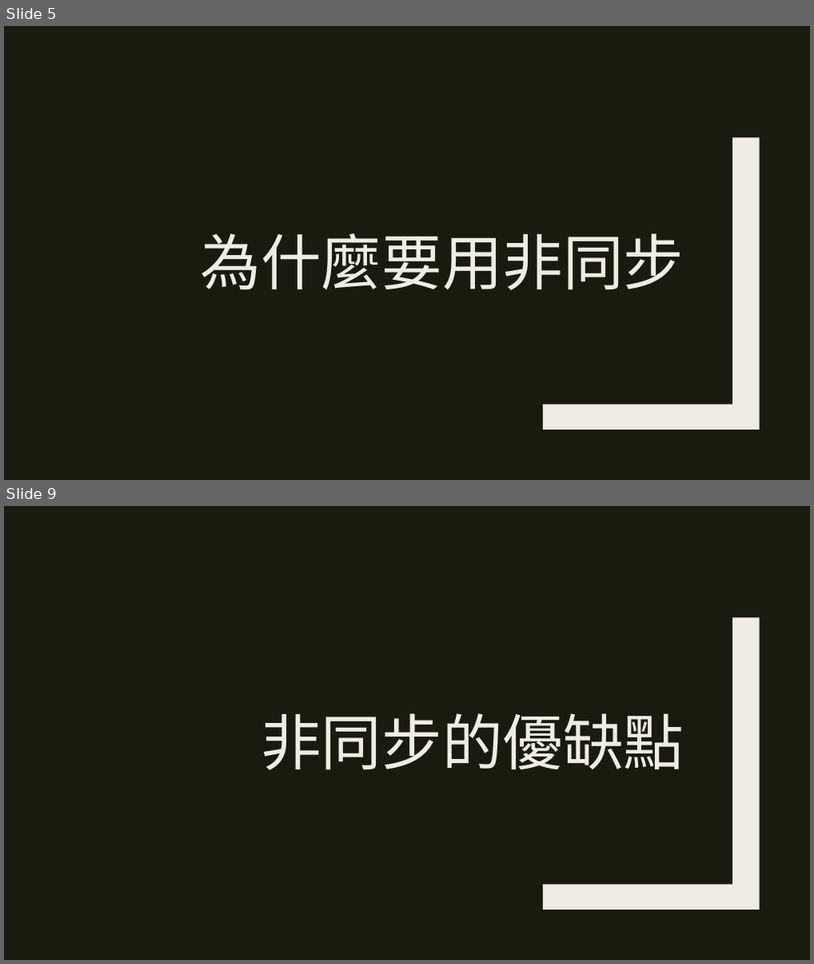
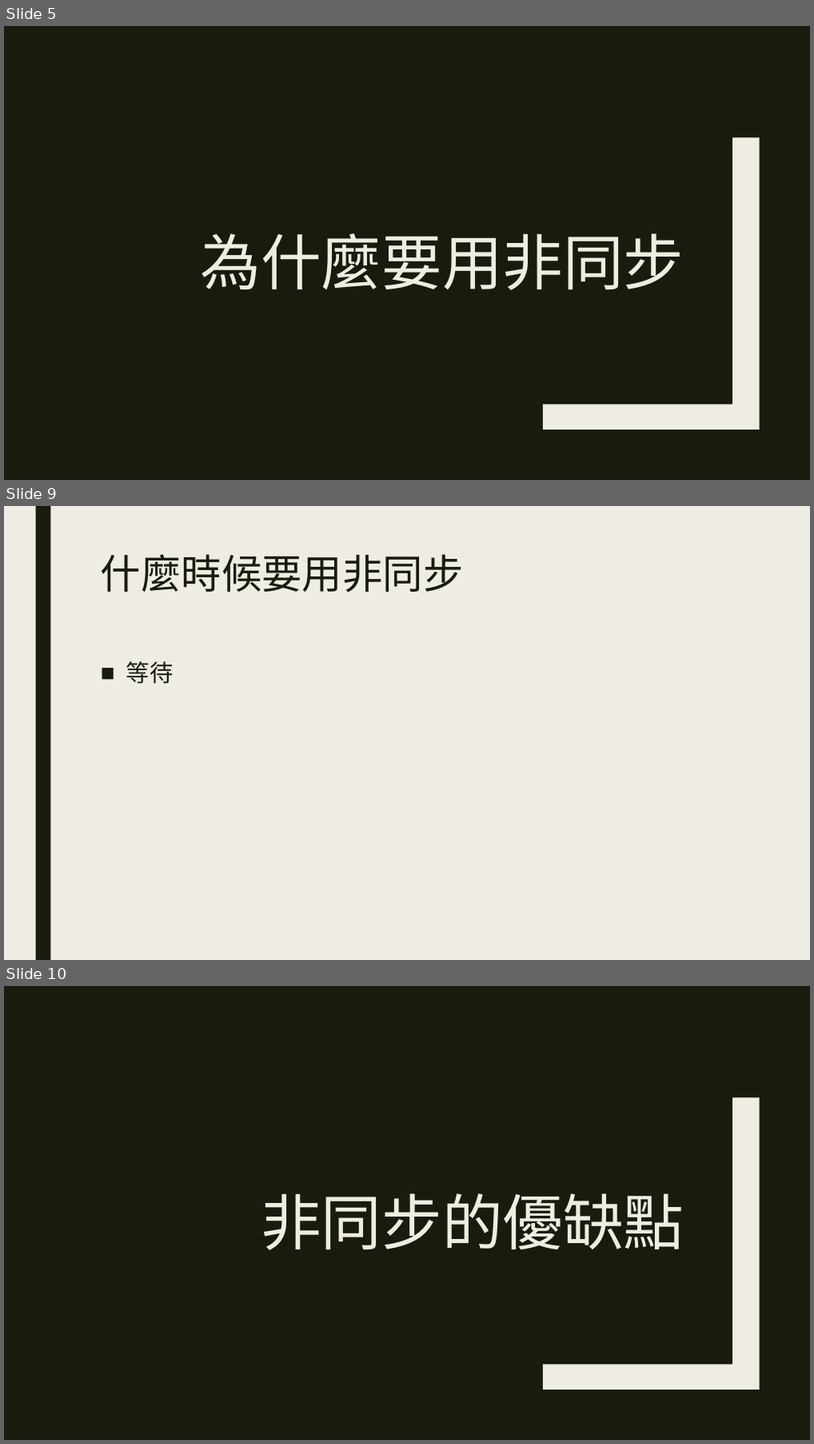
Before and after one commit to ryans610/.NET-Async-Basic, a slide deck: .NET非同步入門.pptx. Shown one above the other, each under a label of ours: slides 5 and 9 before the commit, slides 5, 9 and 10 after it; the slides between them are not shown. The pictures are 814x964 and 814x1444 pixels, drawn with LibreOffice and Linux fonts; fonts in the diff are those of the drawing. Boxes give left, top, right and bottom in pixels: in the first picture for what was removed or moved away, otherwise in the second. Text is boxed around its words. In the diff, an @@ line names an element or a change of style, - is before the commit and + after.

```diff
--- a/.NET非同步入門.pptx
+++ b/.NET非同步入門.pptx
@@ slide 9 added at [4, 506, 810, 960], background #EFEDE3 @@
@@ rectangle added at [35, 506, 50, 960], fill #191B0E @@
@@ title added at [101, 554, 464, 592], 48 pt, text #191B0E @@
+什麼時候要用非同步
@@ text added at [126, 661, 174, 684], 28 pt, text #191B0E @@
+■ 等待
@@ what was slide 9 is now slide 10 @@
```
Also in this commit, not shown: 6 slides changed, 1 other slide added.
